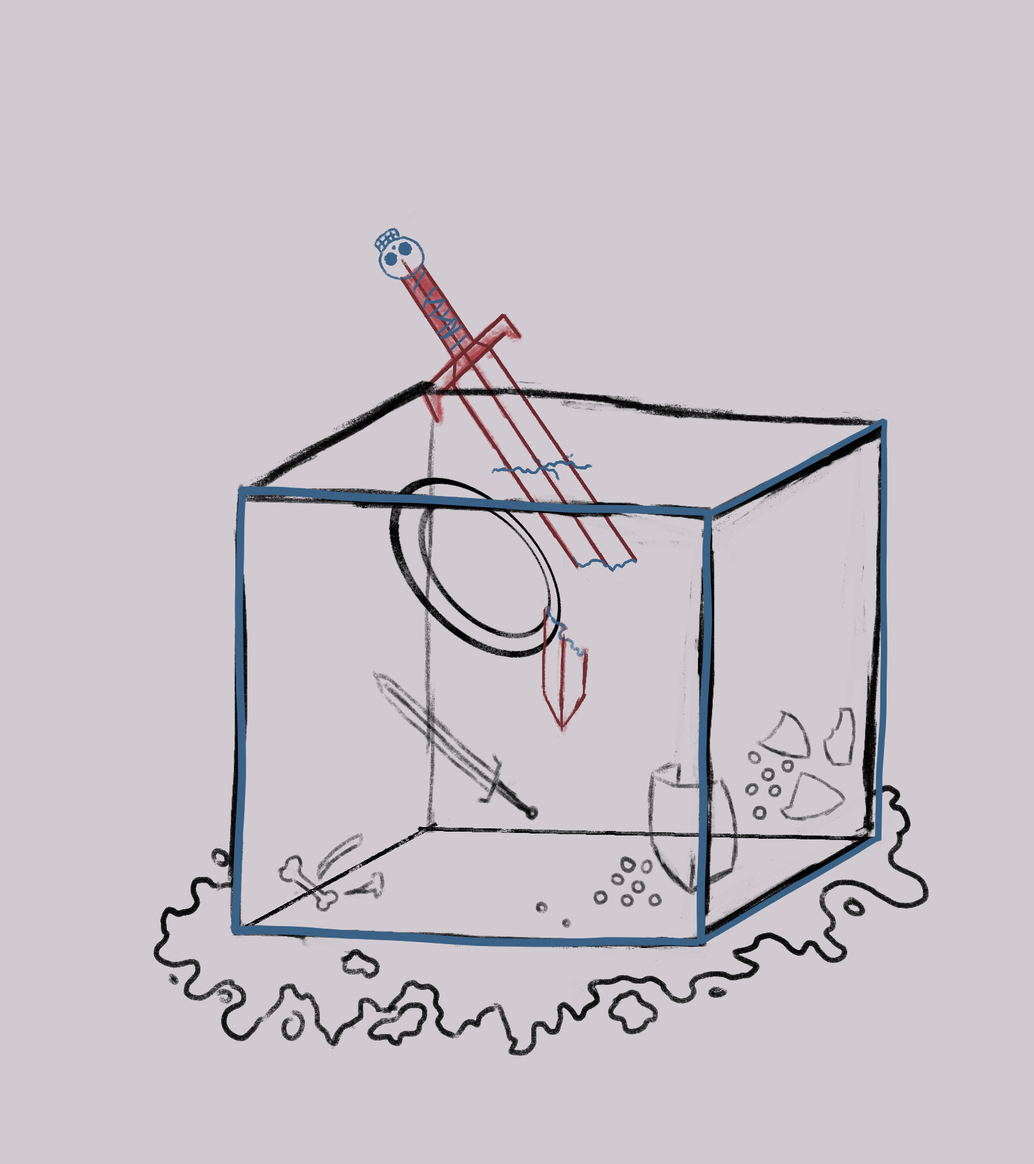
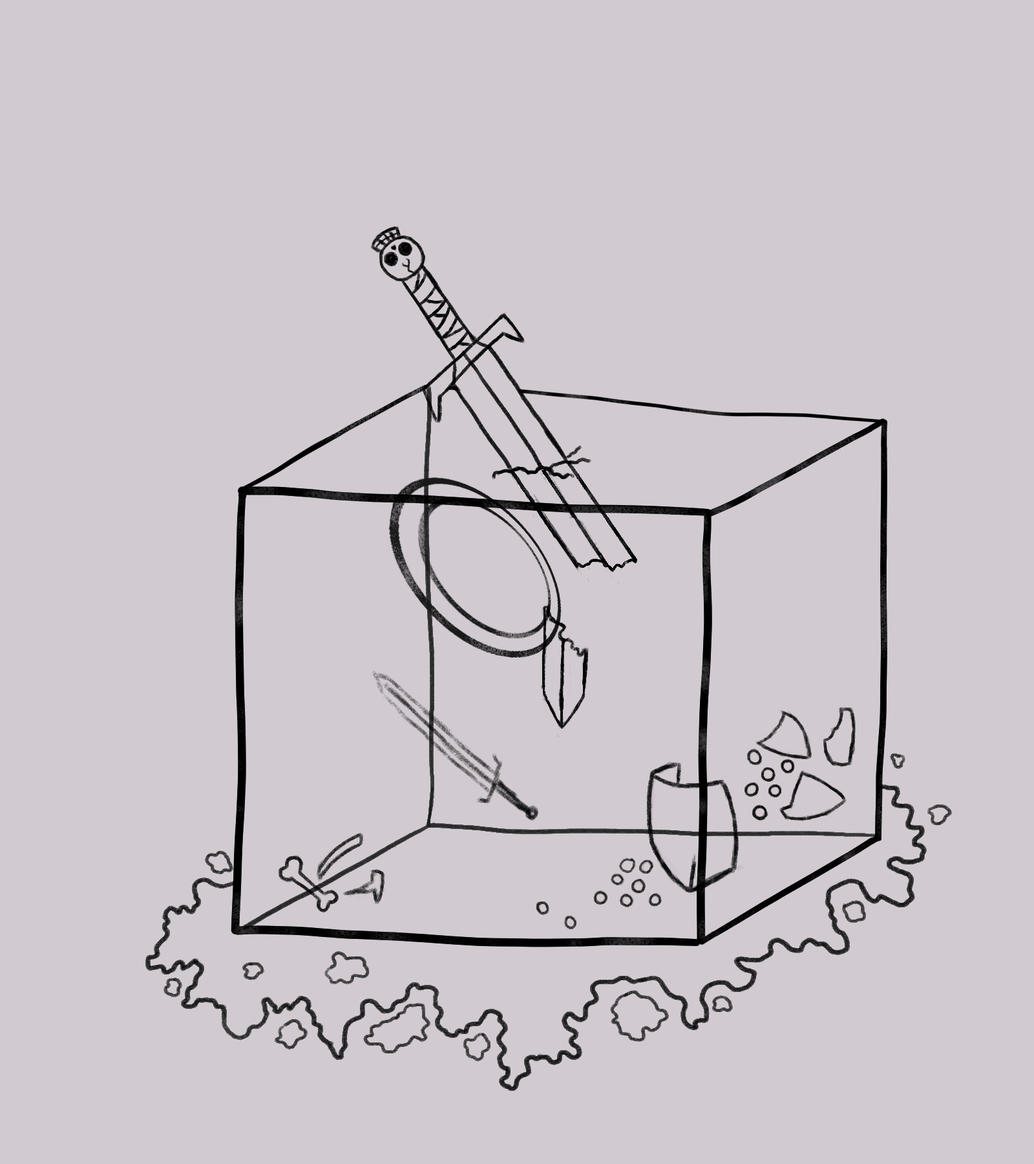
Two versions of the same layered image (1034×1164). Layer-by-layer changes:
removed layer "Pintar camada 4" over left=206, top=413, right=911, bottom=952
added group "Agrupar 5" with 6 layers above "Agrupar 1" over left=145, top=212, right=953, bottom=1091
added layer "Pintar camada 8 Mescladas" in group "Agrupar 5" over left=330, top=212, right=621, bottom=497
added layer "Pintar camada 7 Mescladas" in group "Agrupar 5" over left=145, top=372, right=953, bottom=1091
added layer "Copiar de Pintar camada 1 (colado) Mescladas" in group "Agrupar 5" over left=248, top=212, right=869, bottom=952
added layer "Pintar camada 1 Mescladas" (1st of 2, in "Agrupar 5") in group "Agrupar 5" over left=378, top=448, right=586, bottom=697
moved "Pintar camada 1 (colado)" into group "Agrupar 5", painted on it over left=340, top=643, right=548, bottom=851
added layer "Pintar camada 6" in group "Agrupar 5" over left=206, top=372, right=911, bottom=952
hid group "Agrupar 1" (7 layers) over left=145, top=212, right=953, bottom=1076
hid "Pintar camada 2 (colado)", painted on it over left=145, top=372, right=952, bottom=1076
painted on "Copiar de Pintar camada 1 (colado)" over left=330, top=212, right=662, bottom=745
painted on "Pintar camada 3 (colado)" over left=248, top=786, right=828, bottom=952
painted on "Pintar camada 2" over left=289, top=703, right=869, bottom=911
painted on "Pintar camada 1 Mescladas" (2nd of 2, in "Agrupar 1") over left=378, top=448, right=586, bottom=697
painted on "Pintar camada 3" over left=145, top=372, right=953, bottom=993
